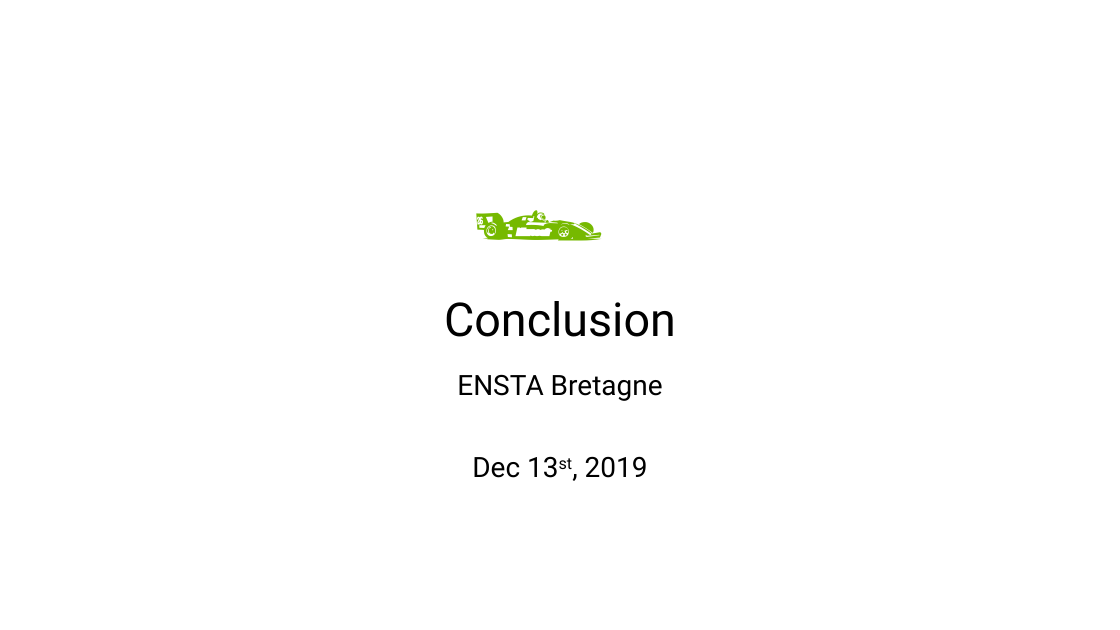
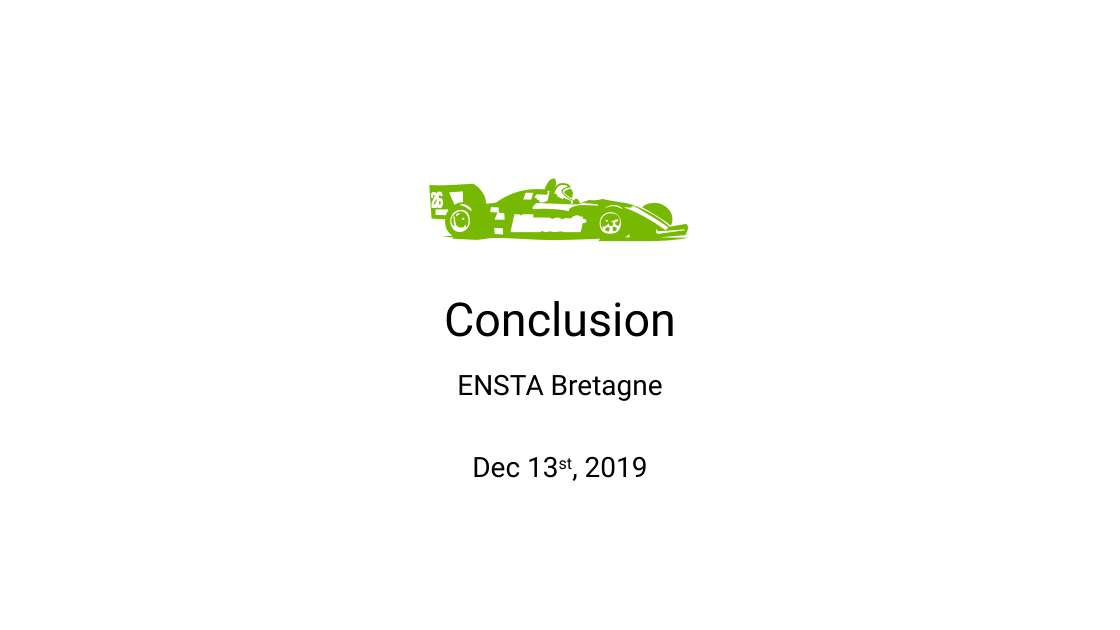
Before and after one commit to TonyCalvez/DEEPDART, a slide deck: slide 20 of PRESENTATION/Présentation1.pptx (slide 19 before the commit). Drawn at 1120x630 pixels with LibreOffice and Linux fonts; fonts in the diff are those of the drawing. Boxes give left, top, right and bottom in pixels: in the first picture for what was removed or moved away, otherwise in the second. Text is boxed around its words. In the diff, an @@ line names an element or a change of style, - is before the commit and + after.

```diff
--- a/PRESENTATION/Présentation1.pptx
+++ b/PRESENTATION/Présentation1.pptx
@@ text "🏎": place and size @@
-text "🏎" at (460, 122, 632, 266)
+text "🏎" at (0, 0, 1120, 290)
@@ text "🏎" at (0, 0, 1120, 290): size 96 to 199 pt; alignment left to centre @@
```
Also in this commit, not shown: 5 other slides changed, 6 slides added, 1 other file.
